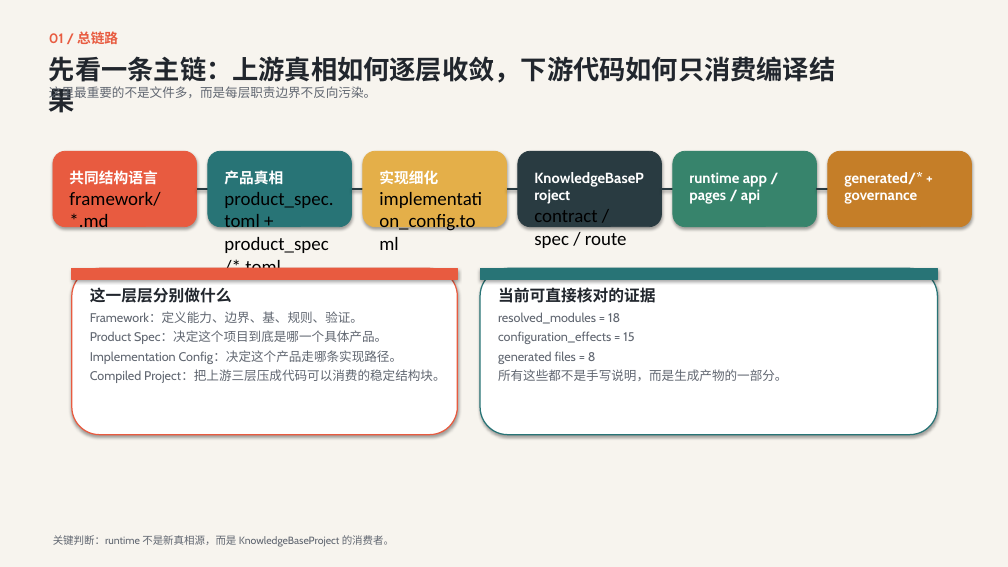
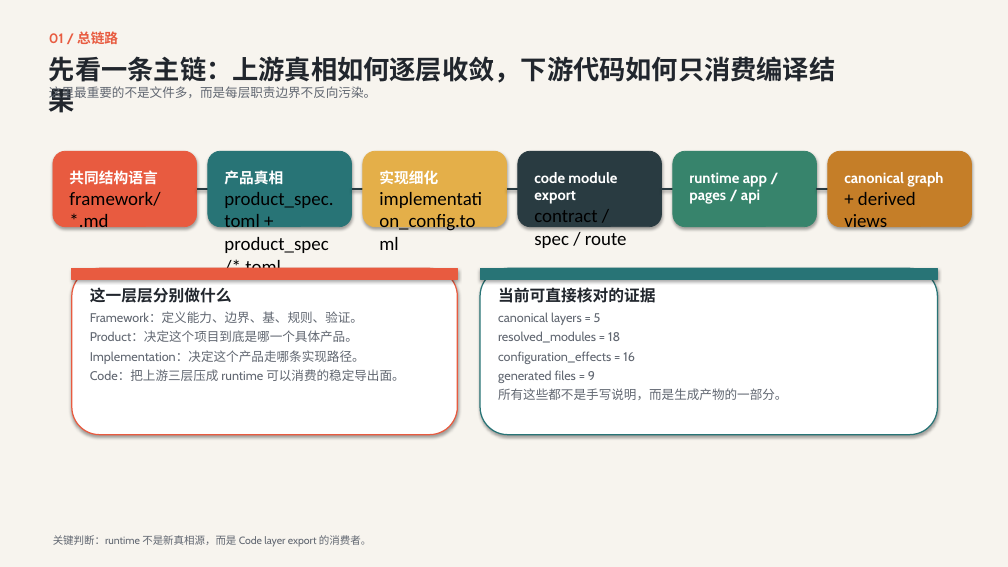
Before and after one commit to xueyu888/framework, a slide deck: slide 2 of docs/presentations/framework-to-code-mapping-cn.pptx. Drawn at 1008x567 pixels with LibreOffice and Linux fonts; fonts in the diff are those of the drawing. Boxes give left, top, right and bottom in pixels: in the first picture for what was removed or moved away, otherwise in the second. Text is boxed around its words. In the diff, an @@ line names an element or a change of style, - is before the commit and + after.

```diff
--- a/docs/presentations/framework-to-code-mapping-cn.pptx
+++ b/docs/presentations/framework-to-code-mapping-cn.pptx
@@ text at <box>534,172,627,248</box>: text changed; size 14 to 18 pt; font Cabin to Calibri; text colour #FFFFFF to #000000; bold off @@
-KnowledgeBaseProject
-contract / spec / route
+code module export
+contract / spec / route
@@ text at <box>844,172,943,233</box>: text changed @@
-generated/* + governance
+canonical graph
++ derived views
@@ text at <box>498,312,601,325</box>: paragraph added @@
+canonical layers = 5
@@ text at <box>90,331,404,381</box>: text changed @@
-Product Spec：决定这个项目到底是哪一个具体产品。
-Implementation Config：决定这个产品走哪条实现路径。
-Compiled Project：把上游三层压成代码可以消费的稳定结构块。
+Product：决定这个项目到底是哪一个具体产品。
+Implementation：决定这个产品走哪条实现路径。
+Code：把上游三层压成 runtime 可以消费的稳定导出面。
@@ text at <box>498,351,635,383</box>: text changed @@
-configuration_effects = 15
-generated files = 8
+configuration_effects = 16
+generated files = 9
@@ text at <box>53,535,371,547</box>: text changed @@
-关键判断：runtime 不是新真相源，而是 KnowledgeBaseProject 的消费者。
+关键判断：runtime 不是新真相源，而是 Code layer export 的消费者。
```
Also in this commit, not shown: 6 other slides changed, 40 other files.
